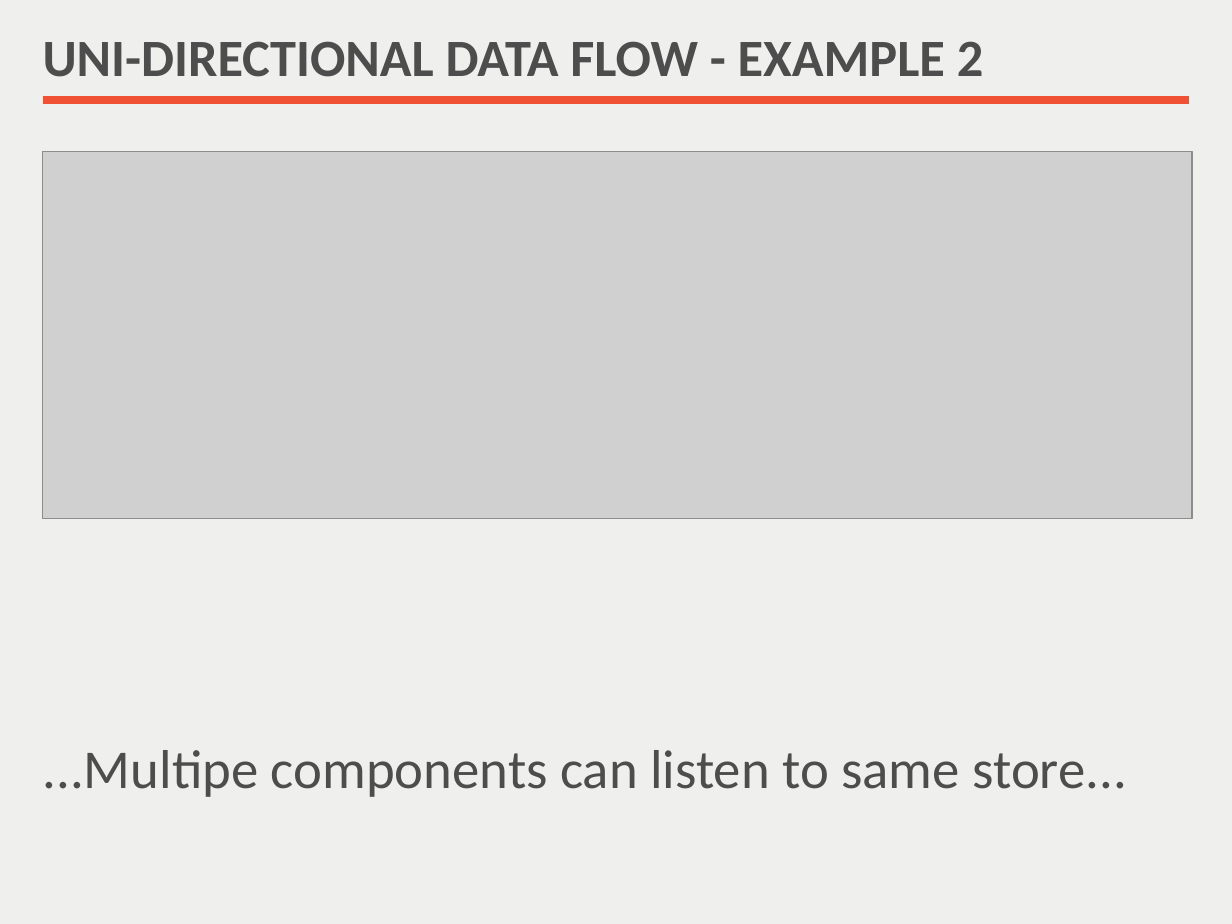
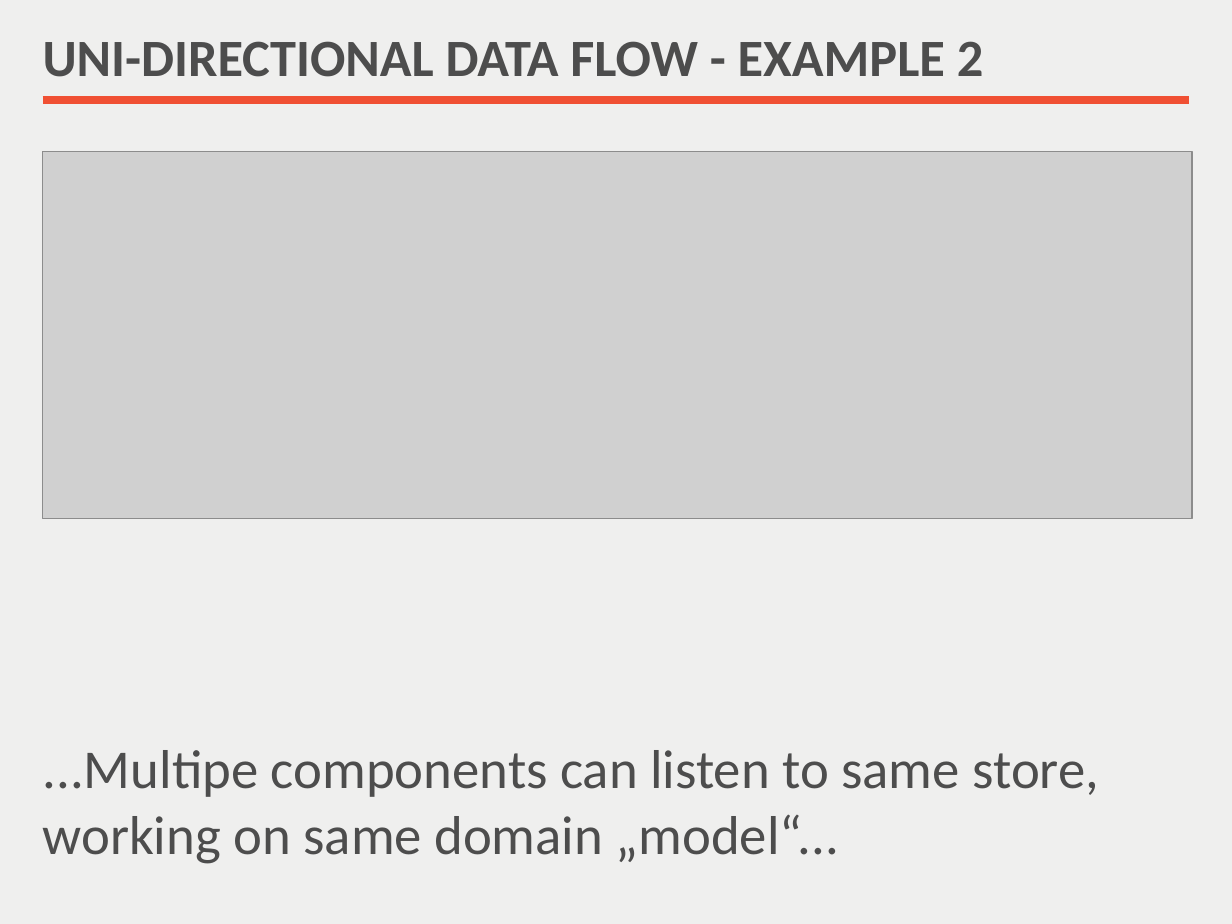
Before and after one commit to nilshartmann/react-meetup-flux, a slide deck: slide 21 of Flux Introduction.pptx (slide 11 before the commit). Drawn at 1232x924 pixels with LibreOffice and Linux fonts; fonts in the diff are those of the drawing; grey boxes stand for pictures. Boxes give left, top, right and bottom in pixels: in the first picture for what was removed or moved away, otherwise in the second. Text is boxed around its words. In the diff, an @@ line names an element or a change of style, - is before the commit and + after.

```diff
--- a/Flux Introduction.pptx
+++ b/Flux Introduction.pptx
@@ text at <box>43,750,1099,864</box>: text changed @@
-...Multipe components can listen to same store...
+...Multipe components can listen to same store, working on same domain „model“...
```
Also in this commit, not shown: 7 other slides changed, 8 slides added, 3 slides removed, 1 other file.
